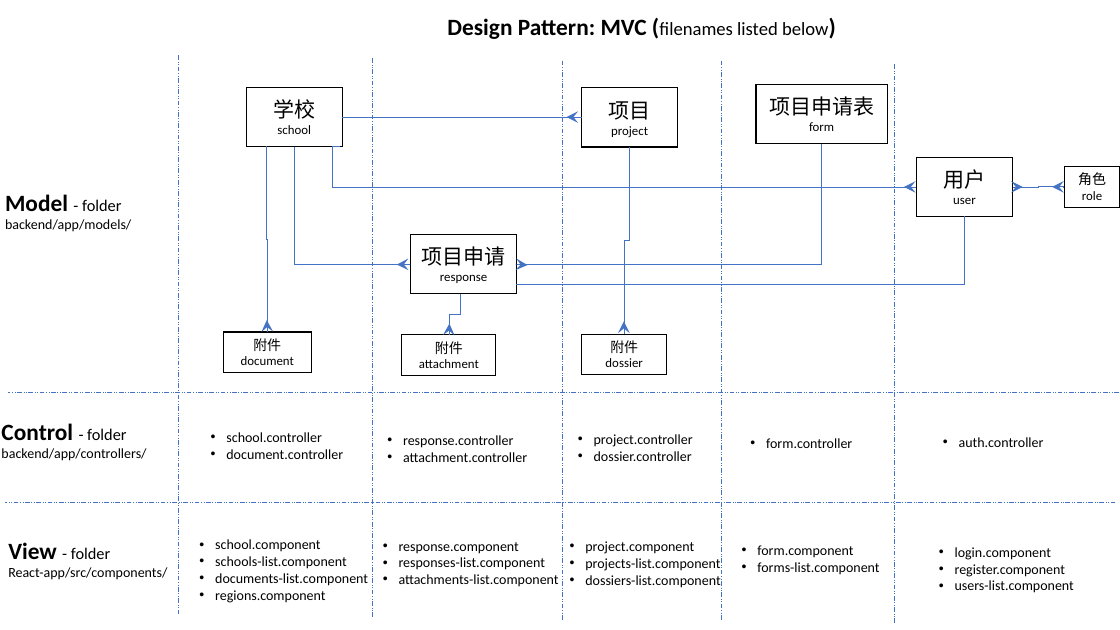
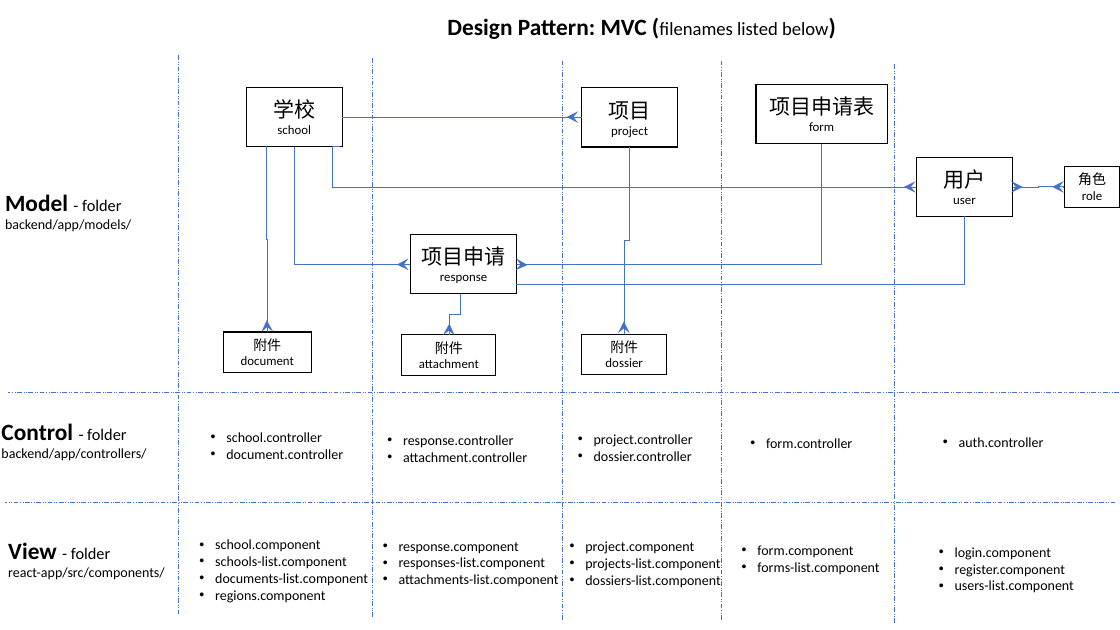
Before and after one commit to yannonghuang/shinshin, a slide deck: slide 1 of design.pptx. Drawn at 1120x630 pixels with LibreOffice and Linux fonts; fonts in the diff are those of the drawing. Boxes give left, top, right and bottom in pixels: in the first picture for what was removed or moved away, otherwise in the second. Text is boxed around its words. In the diff, an @@ line names an element or a change of style, - is before the commit and + after.

```diff
--- a/design.pptx
+++ b/design.pptx
@@ text at (8,567,165,580): text changed @@
-React-app/src/components/
+react-app/src/components/
```
